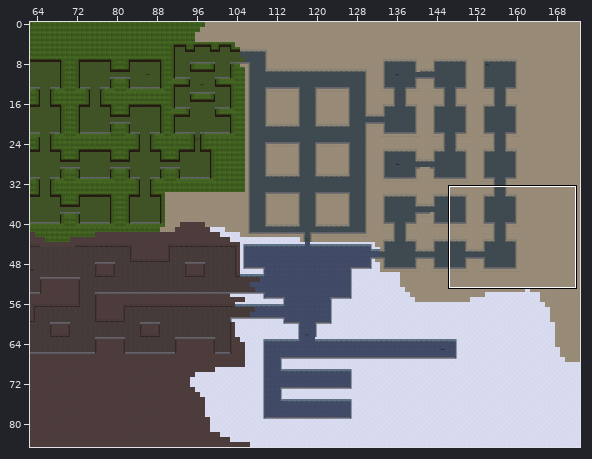
Tiled map: Tools/Working Level Editor/Final Level.tmx. Above, an overview of the earlier version with the close-up marked.
Close-up. The starting point:
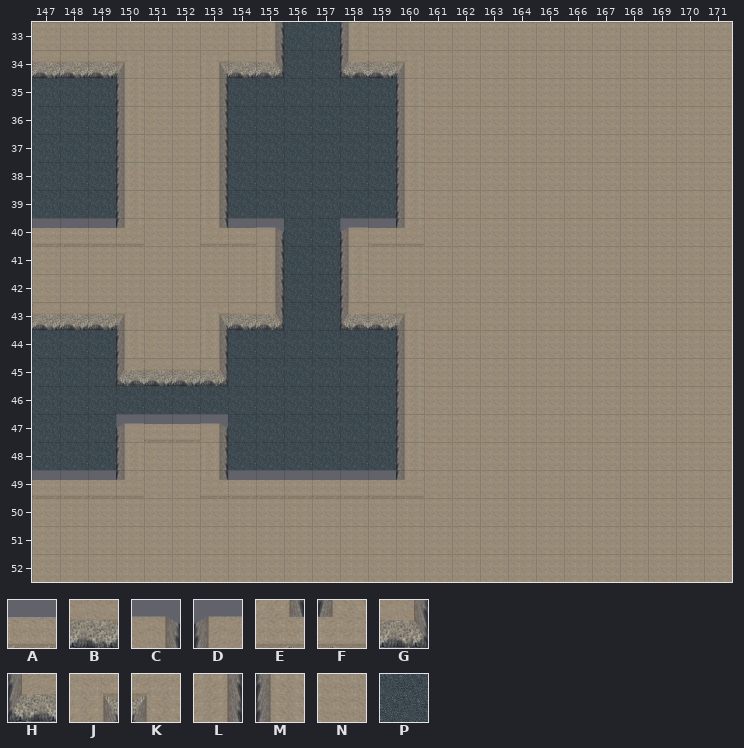
Cells are 64x64 px. Shown: x 147..171, y 33..52. The commit also changed other parts of the map, which this record leaves out.
Key: from "Floors/Walls": A 14 "Bottom", B 15 "Wall", C 16 "BottomConvexCorner", D 17 "BottomConvexCorner", E 18 "BottomCorner", F 19 "BottomCorner", G 20 "ConvexCorner", H 21 "ConvexCorner", J 22 "Corner", K 23 "Corner", L 24 "SideWall", M 25 "SideWall", N 26 "TopArea", P 27 "Floor".
_ is an empty cell.
Layers that did not change in this view are not listed.
Layer "Level" before, first column x 147:
33 NNNNNNNNLPPMNNNNNNNNNNNNN
34 BBBKNNJBGPPHBKNNNNNNNNNNN
35 PPPMNNLPPPPPPMNNNNNNNNNNN
36 PPPMNNLPPPPPPMNNNNNNNNNNN
37 PPPMNNLPPPPPPMNNNNNNNNNNN
38 PPPMNNLPPPPPPMNNNNNNNNNNN
39 PPPMNNLPPPPPPMNNNNNNNNNNN
40 AAAFNNEACPPDAFNNNNNNNNNNN
41 NNNNNNNNLPPMNNNNNNNNNNNNN
42 NNNNNNNNLPPMNNNNNNNNNNNNN
43 BBBKNNJBGPPHBKNNNNNNNNNNN
44 PPPMNNLPPPPPPMNNNNNNNNNNN
45 PPPHBBGPPPPPPMNNNNNNNNNNN
46 PPPPPPPPPPPPPMNNNNNNNNNNN
47 PPPDAACPPPPPPMNNNNNNNNNNN
48 PPPMNNLPPPPPPMNNNNNNNNNNN
49 AAAFNNEAAAAAAFNNNNNNNNNNN
50 NNNNNNNNNNNNNNNNNNNNNNNNN
51 NNNNNNNNNNNNNNNNNNNNNNNNN
52 NNNNNNNNNNNNNNNNNNNNNNNNN
The result:
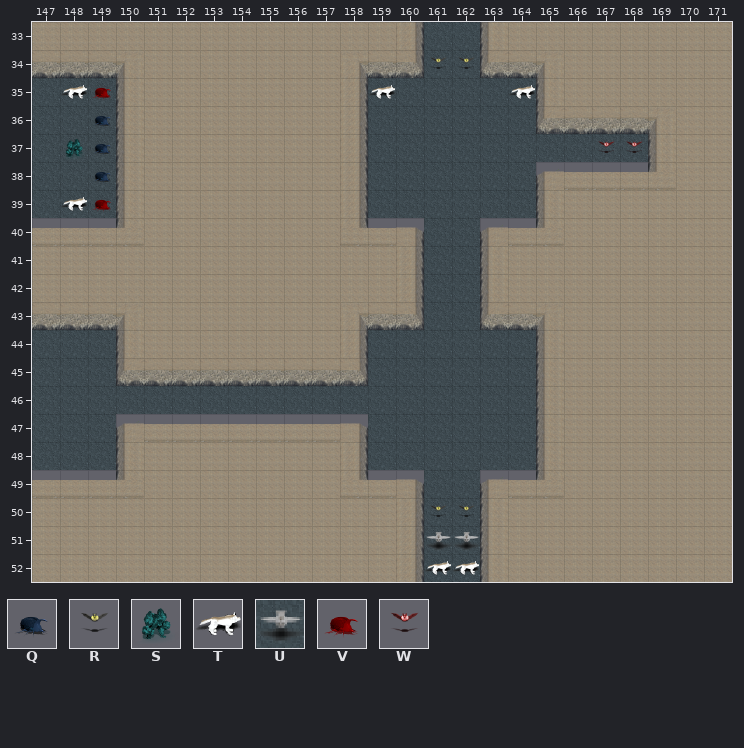
Further tiles: from "Enemies": Q 0 "Beetle", R 3 "ElectricBat", S 8 "Ice Golem", T 9 "Frost Wolf", U 10 "Frost Owl", V 13 "Fire Ant", W 14 "Fire Bat".
See-through tiles are keyed as they look on the map.
From old to new:
Changed rows in their new state; . is an unchanged cell.
Layer "Level":
first column x 153:
33 ..NNNN.LPPM......
34 NNNNNJ.GPPHBK....
35 NNNNNL.PPPPPM....
36 NNNNNL.PPPPPHBBBK
37 NNNNNL.PPPPPPPPPM
38 NNNNNL.PPPPPDAAAF
39 NNNNNL.PPPPPM....
40 NNNNNE.CPPDAF....
41 ..NNNN.LPPM......
42 ..NNNN.LPPM......
43 NNNNNJ.GPPHBK....
44 NNNNNL.PPPPPM....
45 BBBBBG.PPPPPM....
46 .......PPPPPM....
47 AAAAAC.PPPPPM....
48 NNNNNL.PPPPPM....
49 NNNNNE.CPPDAF....
50 .......LPPM......
51 .......LPPM......
52 .......LPPM......
Layer "Enemies":
first column x 148:
34 .............RR......
35 TV.........T....T....
36 .Q...................
37 SQ.................WW
38 .Q...................
39 TV...................
first column x 161:
50 RR
51 UU
52 TT
